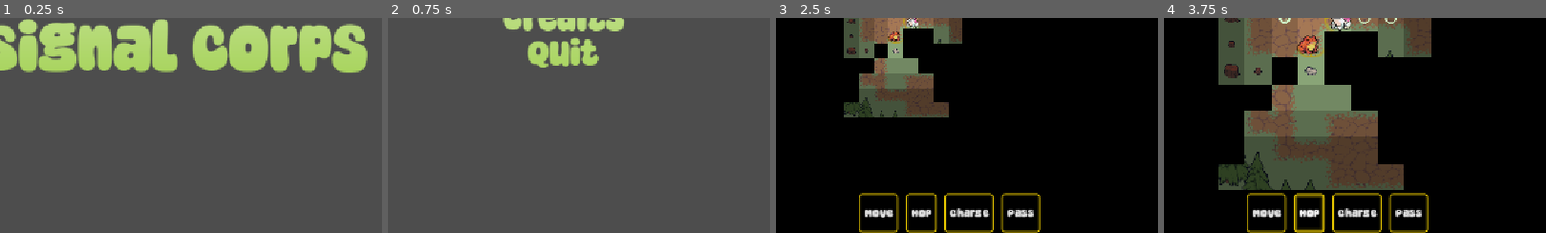
Above: before the commit, frames 1-4 (left to right).
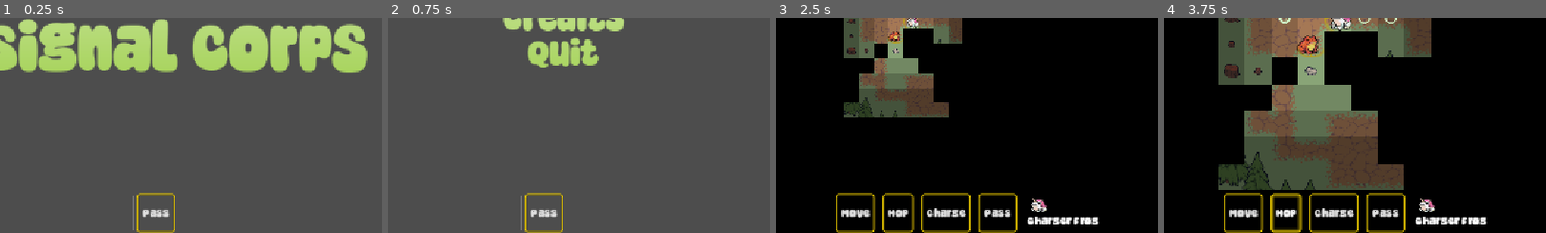
Above: after the commit, the same moments.

Repository: Habidakus/wild-jam-98-signal
Game: Godot game, scene res://scenes/main.tscn
Same seed, same stepped clock (60 frames per second), same inputs: the game is played once before the commit and once after it.
Inputs (mouse positions are % of the whole screen's width and height, from its top left):
- Up to frame 1 (0.25 s): no input
- Up to frame 2 (0.75 s): tap Enter at 0.5 s; move the mouse to (72, 45) at 0.52 s; click (72, 45) at 0.67 s
- Up to frame 3 (2.5 s): click "Play" at 1.25 s; tap Space at 2 s; move the mouse to (30, 55) at 2.02 s; click (30, 55) at 2.17 s
- Up to frame 4 (3.75 s): click "Move" at 2.75 s; click "Hop" at 3.5 s
The pictures show only the part of the screen within x 27-77%, y 50-100%; the shares and areas given below are measured in that part.

The runs differ from the first frame. In frame 1, 0.6% of the frame differs, in the area x 34-46%, y 81-100%; in frame 2, 0.6%; in frame 3, 4.6%; in frame 4, 5.0%, in the area x 15-85%, y 81-100%.

Commit message:
Show who is moving on the ability bar

Diff:
--- a/scenes/sms_play.tscn
+++ b/scenes/sms_play.tscn
@@ -46,7 +46,6 @@
 
 [node name="PlayerControlls" type="HBoxContainer" parent="UI" unique_id=254735753]
 unique_name_in_owner = true
-visible = false
 anchors_preset = 12
 anchor_top = 1.0
 anchor_right = 1.0
@@ -81,5 +80,30 @@
 layout_mode = 2
 text = "Pass"
 
+[node name="VSeparator3" type="VSeparator" parent="UI/PlayerControlls" unique_id=1173761876]
+layout_mode = 2
+theme_override_constants/separation = 12
+
+[node name="VBoxContainer" type="VBoxContainer" parent="UI/PlayerControlls" unique_id=2001943384]
+custom_minimum_size = Vector2(50, 50)
+custom_maximum_size = Vector2(50, 50)
+layout_mode = 2
+
+[node name="UnitImage" type="TextureRect" parent="UI/PlayerControlls/VBoxContainer" unique_id=314104059]
+unique_name_in_owner = true
+custom_minimum_size = Vector2(0, 25)
+custom_maximum_size = Vector2(-1, 25)
+layout_mode = 2
+size_flags_horizontal = 0
+size_flags_vertical = 6
+
+[node name="UnitName" type="Label" parent="UI/PlayerControlls/VBoxContainer" unique_id=1142505497]
+unique_name_in_owner = true
+custom_minimum_size = Vector2(0, 25)
+custom_maximum_size = Vector2(-1, 25)
+layout_mode = 2
+size_flags_horizontal = 0
+size_flags_vertical = 6
+
 [connection signal="button_up" from="UI/PlayerControlls/CenterButton" to="." method="_on_center"]
 [connection signal="button_up" from="UI/PlayerControlls/PassButton" to="." method="_on_pass"]
--- a/scripts/sms_play.gd
+++ b/scripts/sms_play.gd
@@ -484,6 +484,8 @@
 func _process_setup_command(_delta: float, ug: UnitGraphic, _facing: Vector2i) -> void:
 	_selected_ability = null
 	_ap_remaining = ug._unit_stats.action_points
+	%UnitImage.texture = ug._unit_stats.texture
+	%UnitName.text = ug._unit_stats.unit_name
 	var stun_in_light: Ability = ug.get_ability(Ability.AbilityMechanism.STUN_IN_LIGHT)
 	var die_in_light: Ability = ug.get_ability(Ability.AbilityMechanism.DIE_IN_LIGHT)
 	if stun_in_light != null or die_in_light != null:
Not shown, changed: post-mortem.txt
